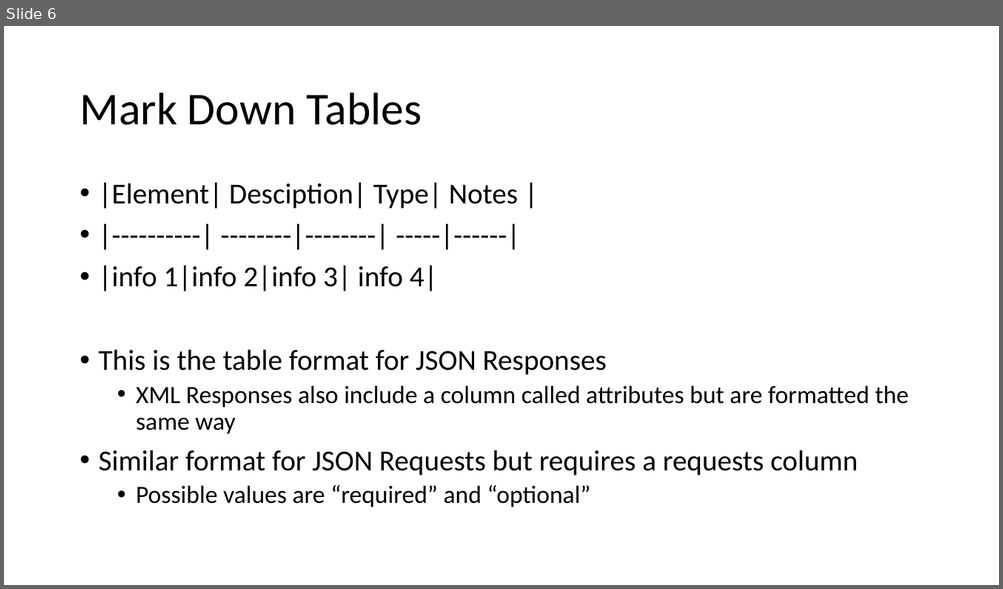
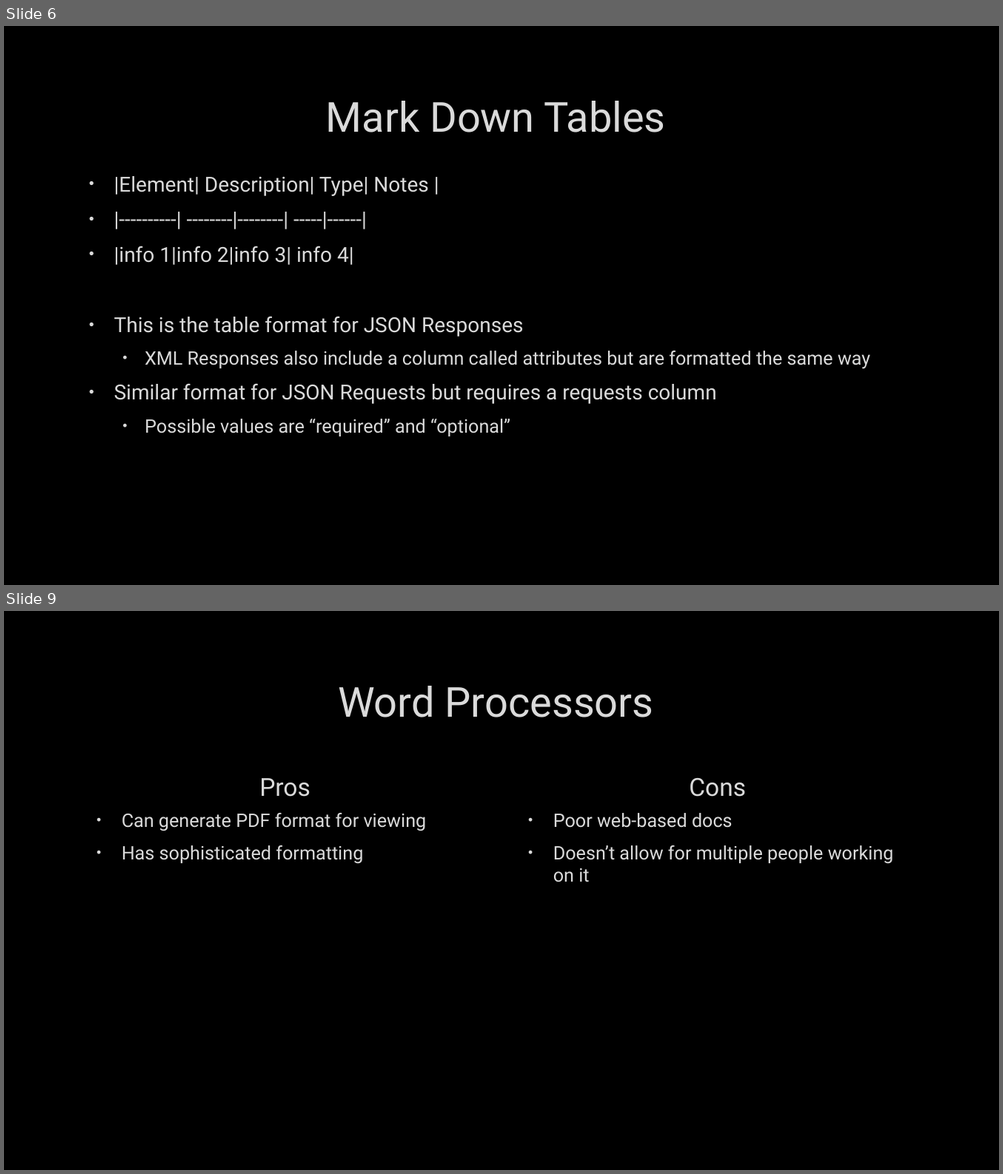
Before and after one commit to HyderickCSarrell/CS488_APIDOCPRESENTATION, a slide deck: APIDocPresentation.pptx. Shown one above the other, each under a label of ours: slide 6 before the commit, slides 6 and 9 after it; the slides between them are not shown. The pictures are 1003x589 and 1003x1174 pixels, drawn with LibreOffice and Linux fonts; fonts in the diff are those of the drawing; background and template pictures are left out. Boxes give left, top, right and bottom in pixels: in the first picture for what was removed or moved away, otherwise in the second. Text is boxed around its words. In the diff, an @@ line names an element or a change of style, - is before the commit and + after.

```diff
--- a/APIDocPresentation.pptx
+++ b/APIDocPresentation.pptx
@@ slide 9 added at box(4, 611, 999, 1170), background picture (left out) @@
@@ title added at box(338, 686, 654, 718), 40 pt, text #DADADA @@
+Word Processors
@@ text added at box(259, 778, 310, 797), 24 pt, text #DADADA @@
+Pros
@@ text added at box(688, 778, 745, 797), 24 pt, text #DADADA @@
+Cons
@@ text added at box(122, 813, 427, 864), 18 pt, text #DADADA @@
+• Can generate PDF format for viewing
+• Has sophisticated formatting
@@ text added at box(553, 813, 893, 883), 18 pt, text #DADADA @@
+• Poor web-based docs
+• Doesn’t allow for multiple people working on it
@@ slide 6 changed as well @@
@@ background #FFFFFF to picture (left out) @@
@@ title "Mark Down Tables": place and size @@
-title "Mark Down Tables" at box(79, 93, 421, 125)
+title "Mark Down Tables" at box(326, 101, 666, 133)
@@ title "Mark Down Tables" at box(326, 101, 666, 133): size 44 to 40 pt, font Calibri to Roboto, text colour #000000 to #DADADA, letter outline none to #404040 0.75 pt; alignment left to centre; line spacing 0.9 to 1 @@
@@ text "|Element| Description| Type| Notes |": place and size @@
-text "|Element| Description| Type| Notes |" at box(99, 182, 909, 508)
+text "|Element| Description| Type| Notes |" at box(114, 176, 870, 437)
@@ text at box(114, 176, 428, 196): text changed; size 28 to 20 pt; font Calibri to Roboto; text colour #000000 to #DADADA @@
-• |Element| Desciption| Type| Notes |
+• |Element| Description| Type| Notes |
@@ text at box(114, 246, 870, 437): size 28 to 20 pt in "|----------| --------|--------| -----|------|", "|info 1|info 2|info 3| info 4|", "This is the table format for JSON ...", "Similar format for JSON Requests but requires ..."; font Calibri to Roboto, text colour #000000 to #DADADA, letter outline none to #404040 0.75 pt in "|----------| --------|--------| -----|------|", "|info 1|info 2|info 3| info 4|", "This is the table format for JSON ...", "XML Responses also include a column called ..." and 2 more places; size 24 to 18 pt in "XML Responses also include a column called ...", "Possible values are “required” and “optional”"; indent changed; line spacing 0.9 to 1; more space between paragraphs @@
```
Also in this commit, not shown: 6 other slides changed, 5 other slides added.
